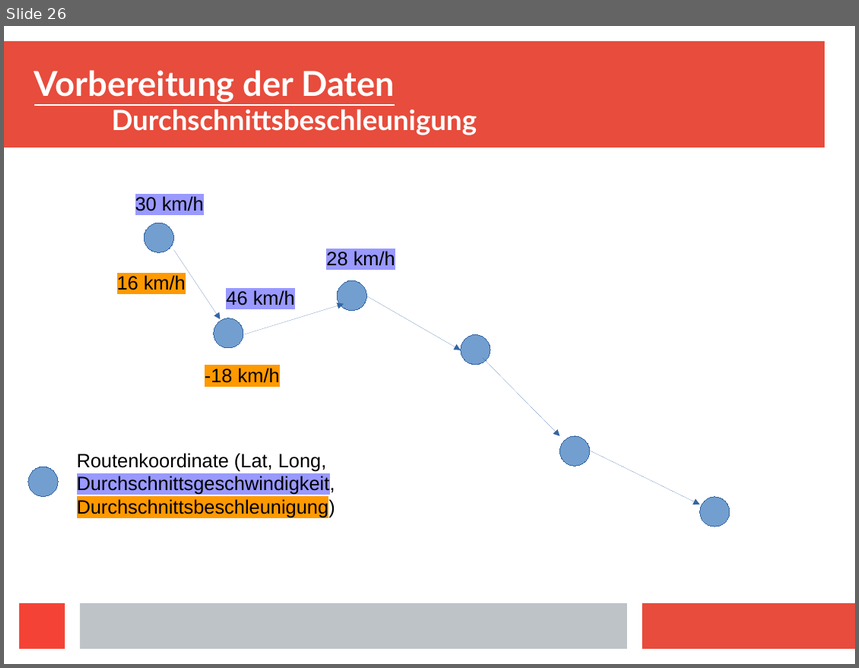
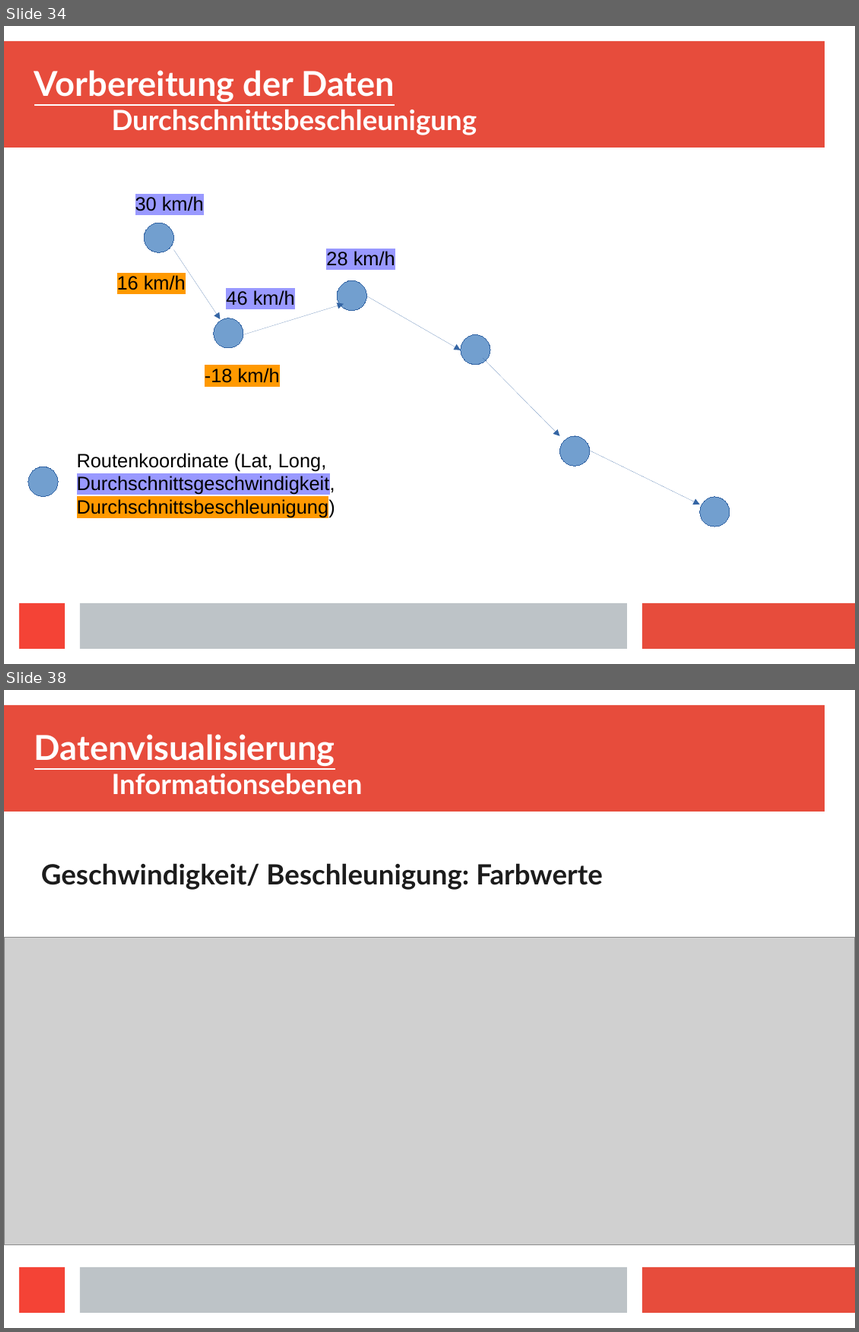
Before and after one commit to Centro1993/Busradar-Visualization, a slide deck: Presentation/Busradar-Mining.odp. Shown one above the other, each under a label of ours: slide 26 before the commit, slides 34 and 38 after it; the slides between them are not shown. The pictures are 859x668 and 859x1332 pixels, drawn with LibreOffice and Linux fonts; fonts in the diff are those of the drawing; grey boxes stand for pictures. Boxes give left, top, right and bottom in pixels: in the first picture for what was removed or moved away, otherwise in the second. Text is boxed around its words. In the diff, an @@ line names an element or a change of style, - is before the commit and + after.

```diff
--- a/Presentation/Busradar-Mining.odp
+++ b/Presentation/Busradar-Mining.odp
@@ slide 38 added at bbox=[4, 690, 855, 1328], background #FFFFFF; not listed: 4 template elements that a slide beside it also shows @@
@@ title added at bbox=[34, 734, 363, 795], 32 pt, text #FFFFFF, bold, underline @@
+Datenvisualisierung
+Informationsebenen
@@ text added at bbox=[41, 863, 603, 890], 26 pt, text #1C1C1C, bold @@
+Geschwindigkeit/ Beschleunigung: Farbwerte
@@ picture added at bbox=[4, 937, 855, 1246] @@
@@ what was slide 26 is now slide 34 @@
```
Also in this commit, not shown: 5 slides changed, 16 other slides added, 9 other files.
